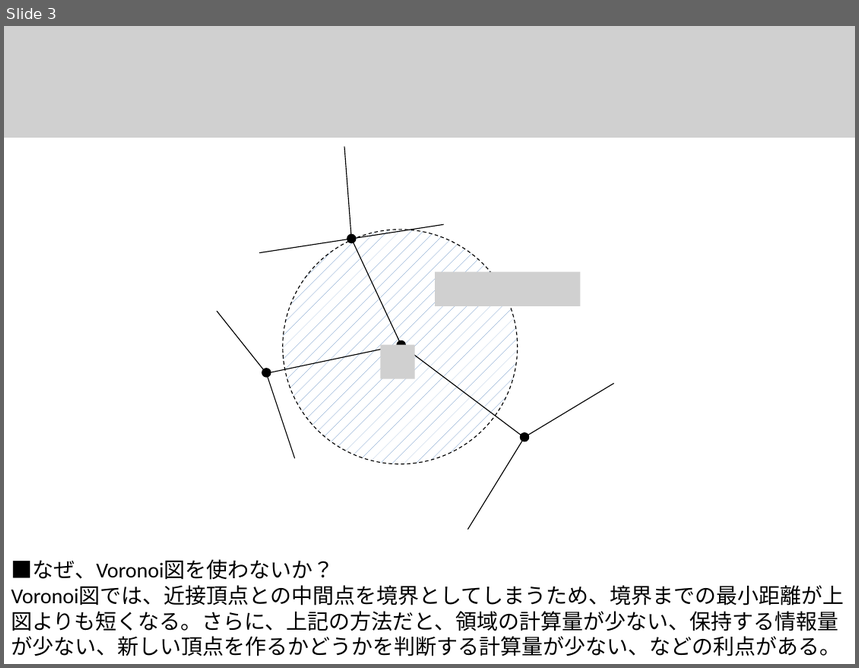
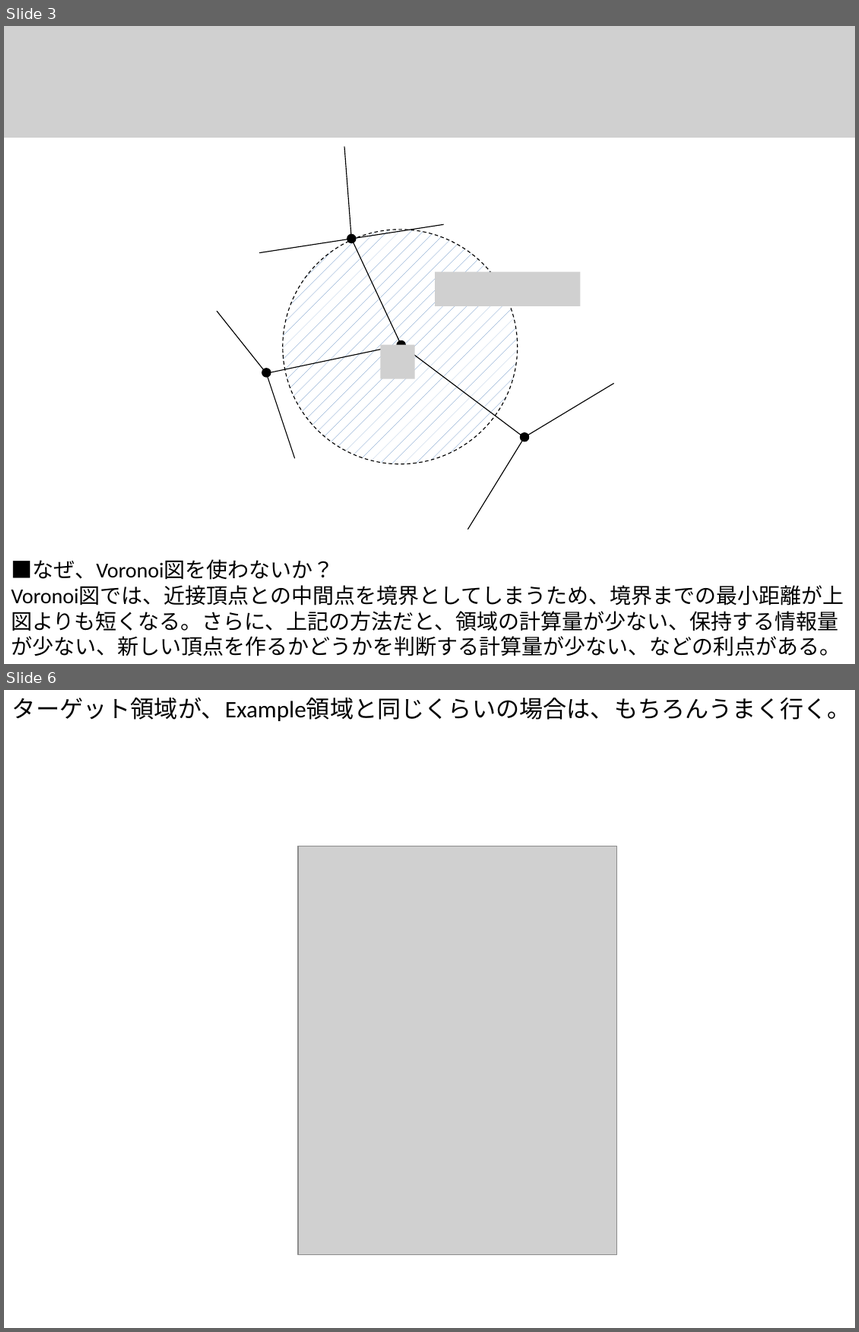
Before and after one commit to gnishida/RoadDesigner, a slide deck: doc/交差点間Space.pptx. Shown one above the other, each under a label of ours: slide 3 before the commit, slides 3 and 6 after it; the slides between them are not shown. The pictures are 859x668 and 859x1332 pixels, drawn with LibreOffice and Linux fonts; fonts in the diff are those of the drawing; grey boxes stand for pictures. Boxes give left, top, right and bottom in pixels: in the first picture for what was removed or moved away, otherwise in the second. Text is boxed around its words. In the diff, an @@ line names an element or a change of style, - is before the commit and + after.

```diff
--- a/doc/交差点間Space.pptx
+++ b/doc/交差点間Space.pptx
@@ slide 6 added at [4, 690, 855, 1328], background #FFFFFF @@
@@ text added at [12, 697, 851, 721], 20 pt, text #000000 @@
+ターゲット領域が、Example領域と同じくらいの場合は、もちろんうまく行く。
@@ picture added at [299, 846, 618, 1255] @@
```
Also in this commit, not shown: 1 slide changed, 2 other slides added, 12 other files.
